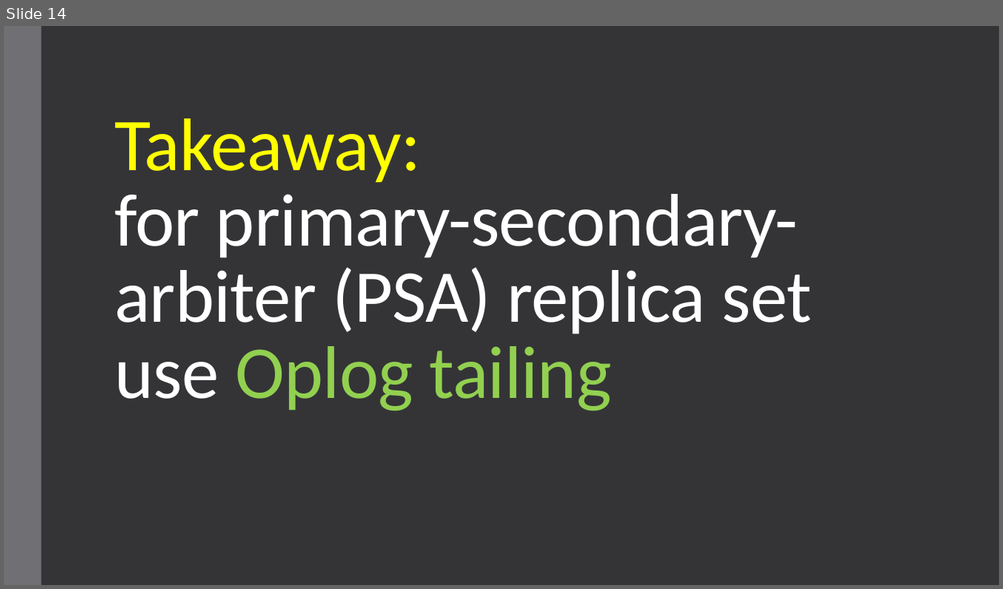
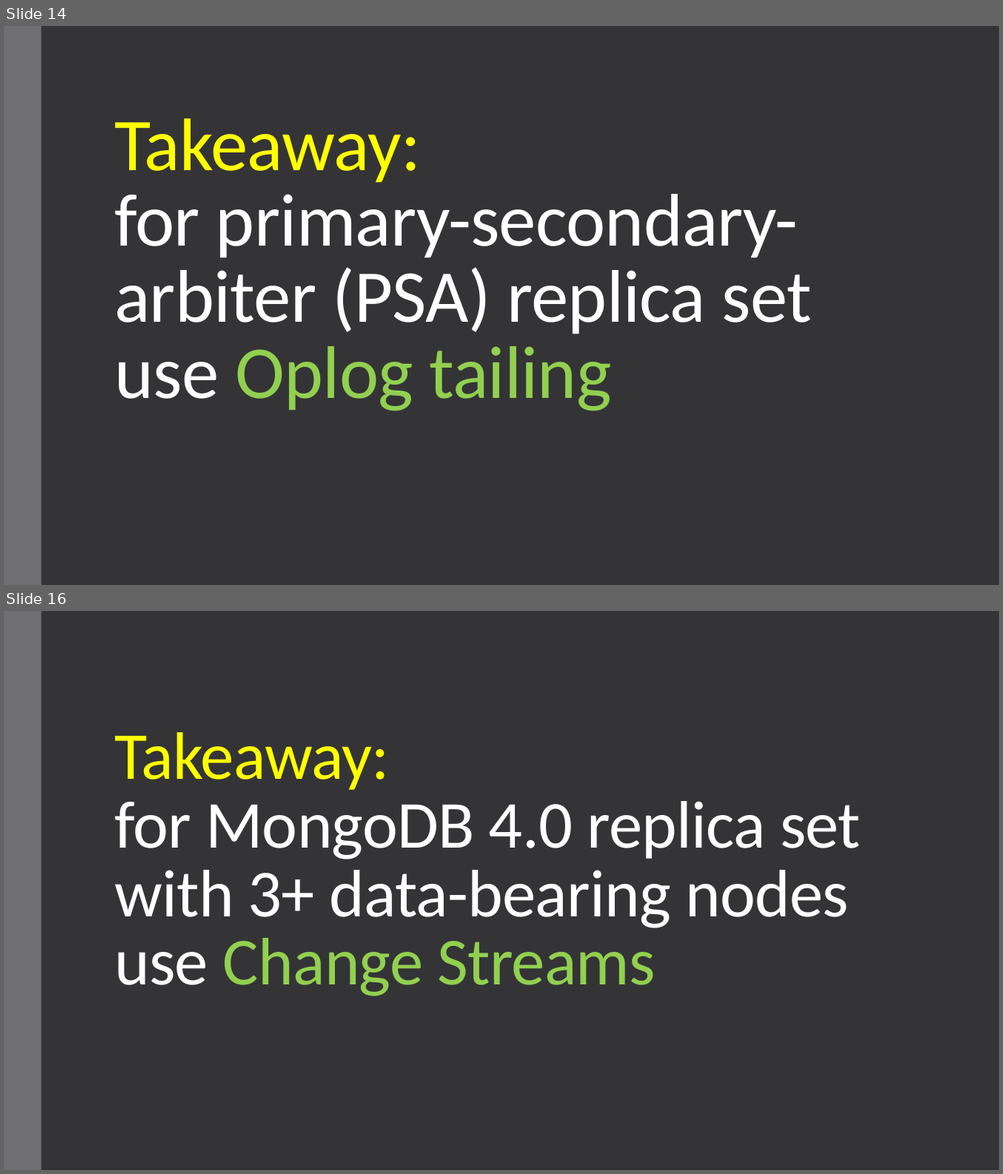
Before and after one commit to andrii-litvinov/event-driven-mongodb, a slide deck: t18-event-mongodb.pptx. Shown one above the other, each under a label of ours: slide 14 before the commit, slides 14 and 16 after it; the slides between them are not shown. The pictures are 1003x589 and 1003x1174 pixels, drawn with LibreOffice and Linux fonts; fonts in the diff are those of the drawing. Boxes give left, top, right and bottom in pixels: in the first picture for what was removed or moved away, otherwise in the second. Text is boxed around its words. In the diff, an @@ line names an element or a change of style, - is before the commit and + after.

```diff
--- a/t18-event-mongodb.pptx
+++ b/t18-event-mongodb.pptx
@@ slide 16 added at box(4, 611, 999, 1170), background #353537; not listed: 1 template element that a slide beside it also shows @@
@@ title added at box(114, 732, 860, 997), 64.8 pt, text #FFFFFF @@
+Takeaway:
+for MongoDB 4.0 replica set with 3+ data-bearing nodes use Change Streams
```
Also in this commit, not shown: 2 other slides added.
